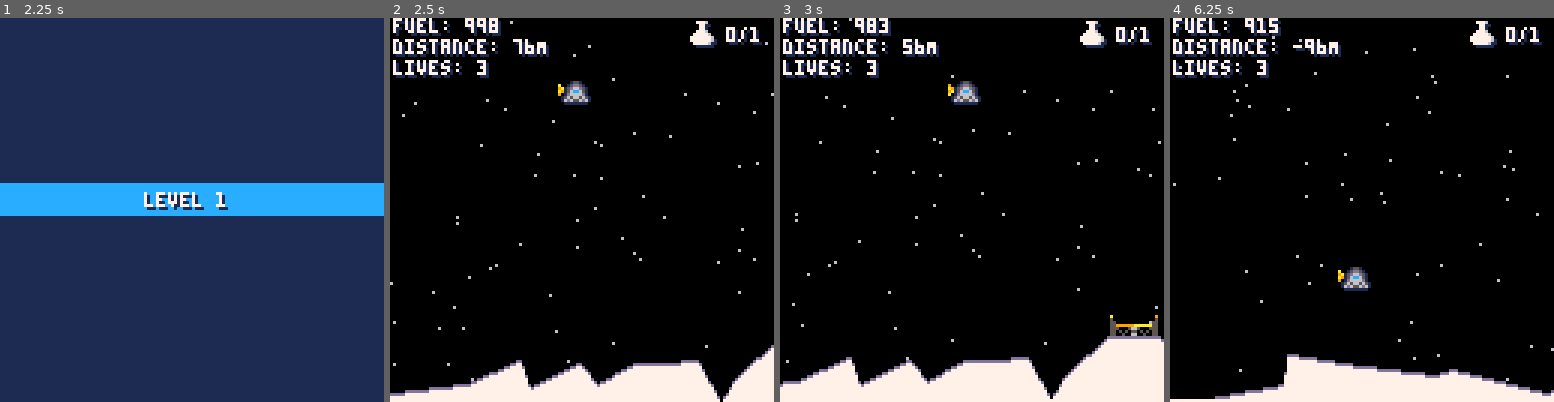
Above: before the commit, frames 1-4 (left to right).
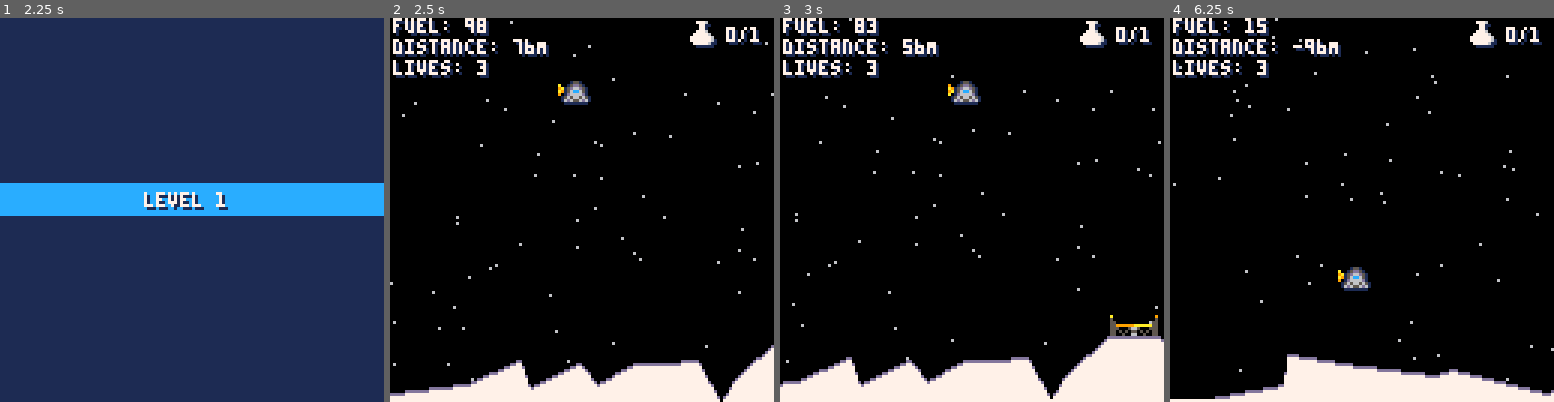
Above: after the commit, the same moments.

Repository: lewsid/moon-missions
Game: PICO-8 cartridge moonmissions.p8
Two runs of this game, one before a commit and one after it. Both use one fixed random seed, a clock stepped at 60 frames per second and the inputs below.
Inputs:
- Up to frame 1 (2.25 s): tap X (X key) at 0.33, 1.07, 1.85 s; hold Right 1.6-2.1 s; hold Up from 2.15 s (still down)
- Up to frame 2 (2.5 s): release Up at 2.42 s; hold Right from 2.47 s (still down)
- Up to frame 3 (3 s): keep holding Right; tap X (X key) at 2.97 s
- Up to frame 4 (6.25 s): release Right at 3.03 s; hold Left 3.08-3.58 s; hold Right 4.02-4.68 s; tap X (X key) at 4.08, 5.2 s; hold Up 4.73-5.03 s; hold Left 5.08-5.68 s; hold Right from 6.08 s (still down)

Frame 1 is identical in both runs. In frame 2, 0.2% of the frame differs, in the area x 22-29%, y 0-5%; in frame 3, 0.2%; in frame 4, 0.3%, in the area x 19-29%, y 0-5%.

Commit message:
level end scoring updates

Diff:
--- a/moonmissions.p8
+++ b/moonmissions.p8
@@ -92,7 +92,7 @@
 function init_config()
  	config={
  		stars_per_screen=60,
-		start_fuel=1000,
+		start_fuel=100,
 		base_ground=110,
 		gravity=.02,
 		thrust=.15,
@@ -106,6 +106,7 @@
 		max_x=5000,
 		score=0,
 		total_score=0,
+		score_frame=1,
 		lives=3
 	}
 end
@@ -472,6 +473,7 @@
 			reset_thrust()
 			sfx(2)
 			config.game_state="over-good"
+			calc_score()
 			reset_banner()
 		elseif(ship.alive==1
 			and config.game_state=="started"
@@ -480,6 +482,7 @@
 			reset_thrust()
 			sfx(2)
 			config.game_state="over-bad"
+			calc_score()
 			reset_banner()
 		end
 	end
@@ -674,8 +677,6 @@
 --draw end level state
 function draw_level_end()
 	if(config.game_state=="over-good") then
-		calc_score()
-
 		draw_banner(banner.good,
 			"mission accomplished",23,-30,5)
 		draw_banner(banner.subhead,
@@ -685,11 +686,9 @@
 			"fUEL: "..ship.fuel.." ("..(ship.fuel*10)..")",
 			34,-8,false)
 		draw_banner(banner.subhead,
-			"dATA cOLLECTED: "..config.collected.."/"..#pickups.." (x"..config.collected..")",
+			"dATA cOLLECTED: "..config.collected.."/"..#pickups.." (X"..config.collected..")",
 			16,3,false)
-		draw_banner(banner.intro,
-			"score: "..config.score,
-			40,14,1)
+		draw_score_banner()
 		draw_banner(banner.start,
 			"press ❎ to continue",24,25,1)
 	elseif(config.game_state=="over-bad" or
@@ -701,11 +700,39 @@
  	end
 end
 
+function draw_score_banner()
+	if(upkeep.seconds%1==0) then
+		config.score_frame+=1
+
+		if(config.score_frame>6) then
+			config.score_frame=1
+		end
+	end
+
+	if(config.score_frame<=2) then
+		draw_banner(banner.intro,
+			"level score: "..config.score,
+			30,14,1)
+	elseif(config.score_frame==3) then
+		draw_banner(banner.intro,
+			"",
+			30,14,1)
+	elseif(config.score_frame<=5) then
+		draw_banner(banner.intro,
+			"total score: "..config.total_score,
+			30,14,1)
+	elseif(config.score_frame==6) then
+		draw_banner(banner.intro,
+			"",
+			30,14,1)
+	end
+end
+
 function draw_game_over()
 	draw_banner(banner.bad,
 		"game over",45,-10,1)
 	draw_banner(banner.subhead,
-		"final score: "..config.score,30,1,1)
+		"final score: "..config.total_score,30,1,1)
 	draw_banner(banner.start,
 		"press ❎ to reset",31,16,1)
 end
@@ -957,8 +984,8 @@
 --[ ] add credits if level 15
 --    is beaten
 
---[ ] add total score to level
---    intro
+--[❎] add total score to level
+--    end
 
 --[ ] stripe the sky blue
 --    and black
